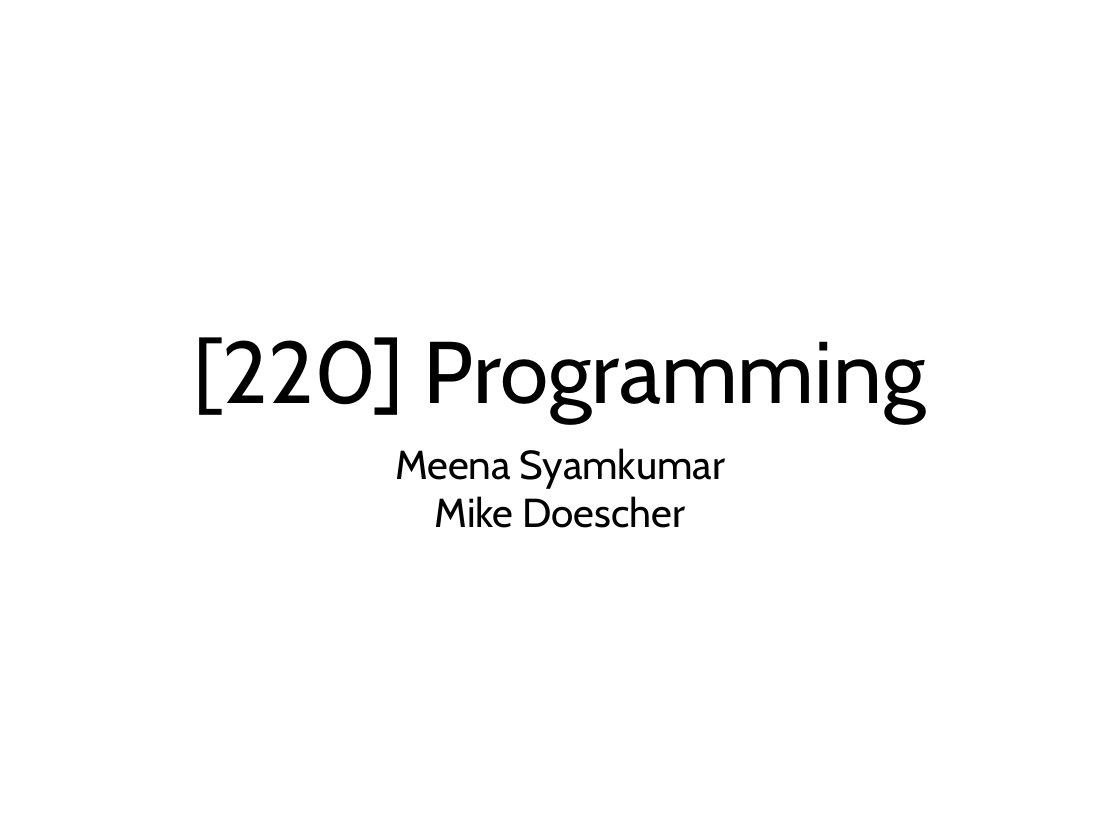
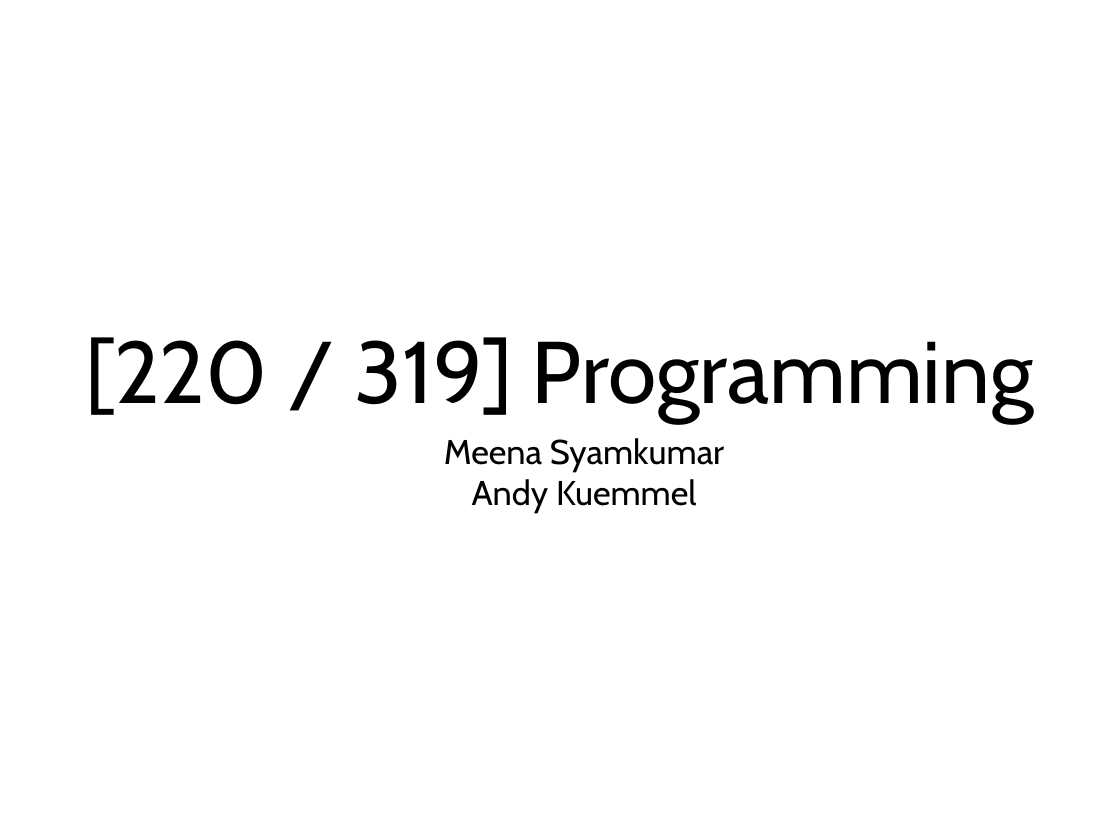
Before and after one commit to tylerharter/caraza-harter-com, a slide deck: slide 1 of tyler/meena/cs220/s21/materials/lec_04_S21.ppt. Drawn at 1120x840 pixels with LibreOffice and Linux fonts; fonts in the diff are those of the drawing. Boxes give left, top, right and bottom in pixels: in the first picture for what was removed or moved away, otherwise in the second. Text is boxed around its words. In the diff, an @@ line names an element or a change of style, - is before the commit and + after.

```diff
--- a/tyler/meena/cs220/s21/materials/lec_04_S21.ppt
+++ b/tyler/meena/cs220/s21/materials/lec_04_S21.ppt
@@ title at [86, 337, 1034, 422]: text changed @@
-[220] Programming
+[220 / 319] Programming
@@ text "Meena Syamkumar": place and size @@
-text "Meena Syamkumar" at [395, 448, 725, 528]
+text "Meena Syamkumar" at [444, 438, 724, 513]
@@ text at [444, 438, 724, 472]: size 37 to 31.4 pt in "Meena Syamkumar" @@
@@ text at [472, 479, 697, 513]: text changed; size 37 to 31.4 pt @@
-Mike Doescher
+Andy Kuemmel
```
Also in this commit, not shown: 4 other slides changed, 4 slides removed, 1 other file.
